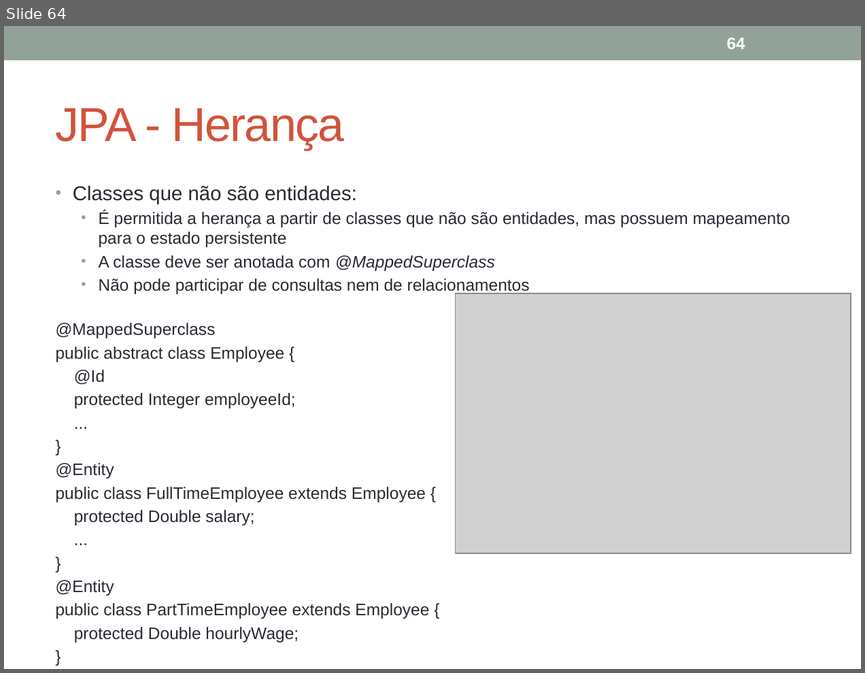
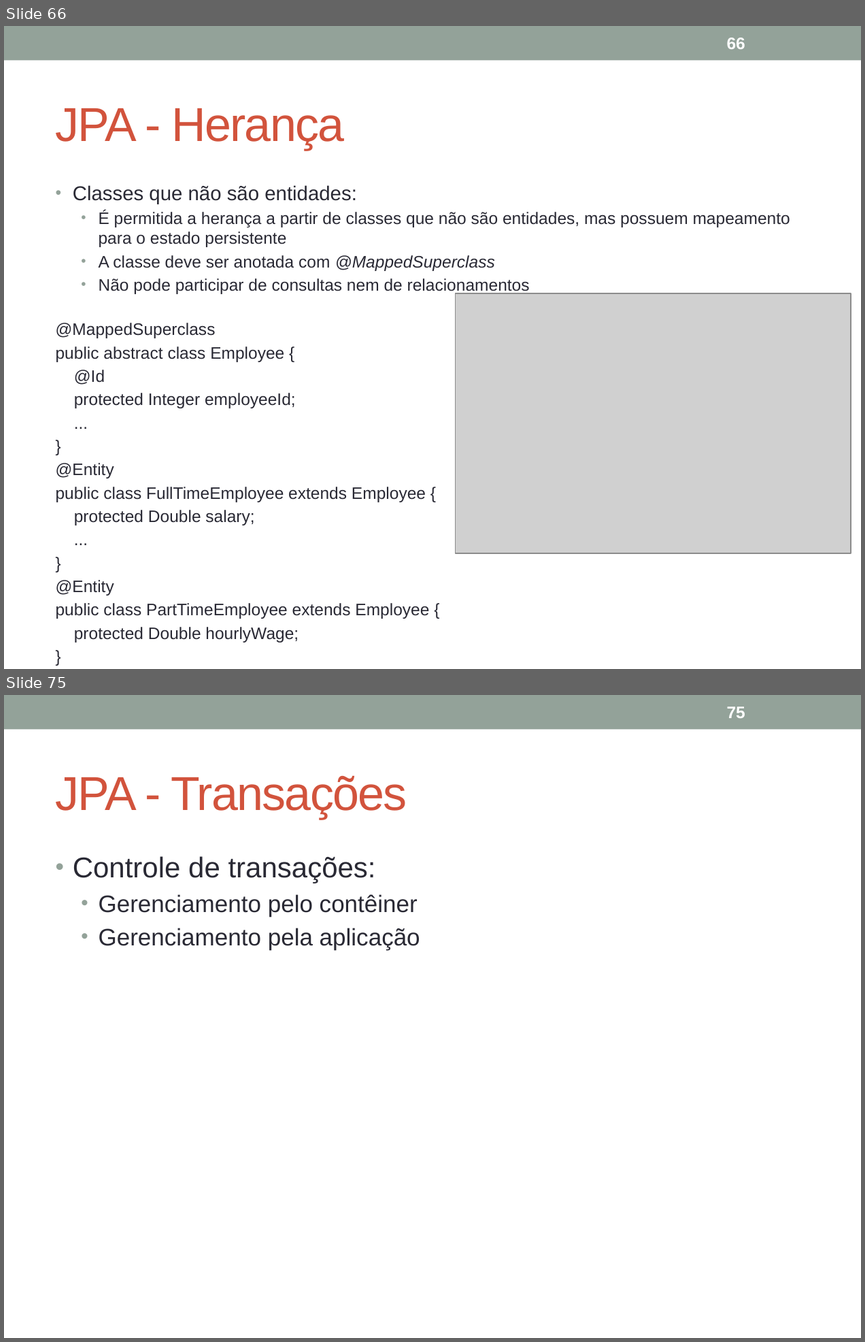
Before and after one commit to VanusaASilva/VanusaASilva, a slide deck: Material/JavaEE_JPA.pptx. Shown one above the other, each under a label of ours: slide 64 before the commit, slides 66 and 75 after it; the slides between them are not shown. The pictures are 865x673 and 865x1342 pixels, drawn with LibreOffice and Linux fonts; fonts in the diff are those of the drawing; grey boxes stand for pictures. Boxes give left, top, right and bottom in pixels: in the first picture for what was removed or moved away, otherwise in the second. Text is boxed around its words. In the diff, an @@ line names an element or a change of style, - is before the commit and + after.

```diff
--- a/Material/JavaEE_JPA.pptx
+++ b/Material/JavaEE_JPA.pptx
@@ slide 75 added at <box>4,695,861,1338</box>, background #FFFFFF; not listed: 1 template element that a slide beside it also shows @@
@@ page number added at <box>727,707,745,718</box>, 14 pt, text #FFFFFF, bold @@
+75
@@ title added at <box>56,776,407,819</box>, 40 pt, text #D2533C @@
+JPA - Transações
@@ text added at <box>73,856,420,950</box>, 20 pt, text #292934 @@
+• Controle de transações:
+  • Gerenciamento pelo contêiner
+  • Gerenciamento pela aplicação
@@ what was slide 64 is now slide 66 @@
@@ page number at <box>727,38,745,49</box>: text changed @@
-64
+66
```
Also in this commit, not shown: 1 slide changed, 91 other slides added, 55 other files.
